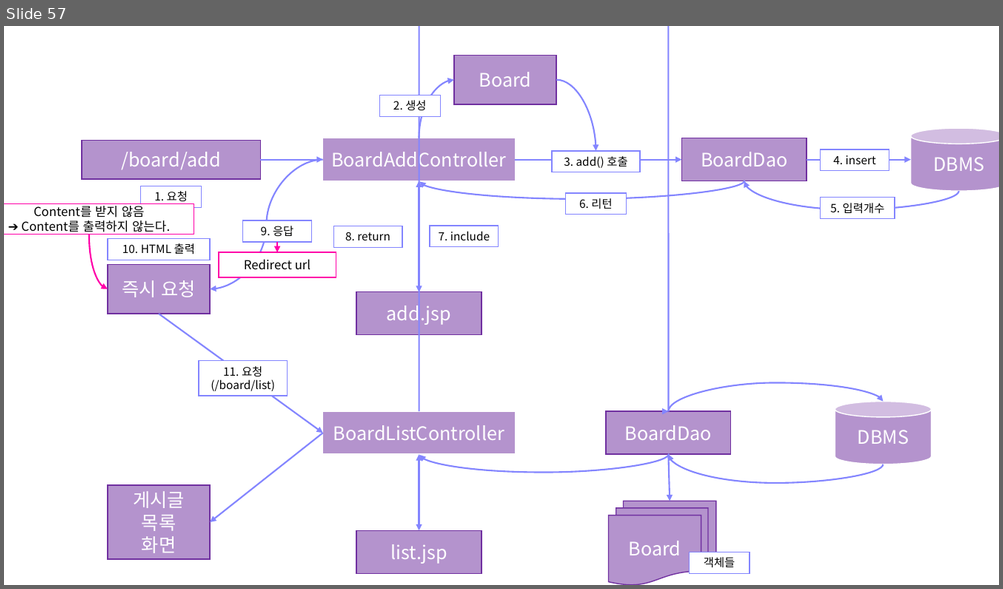
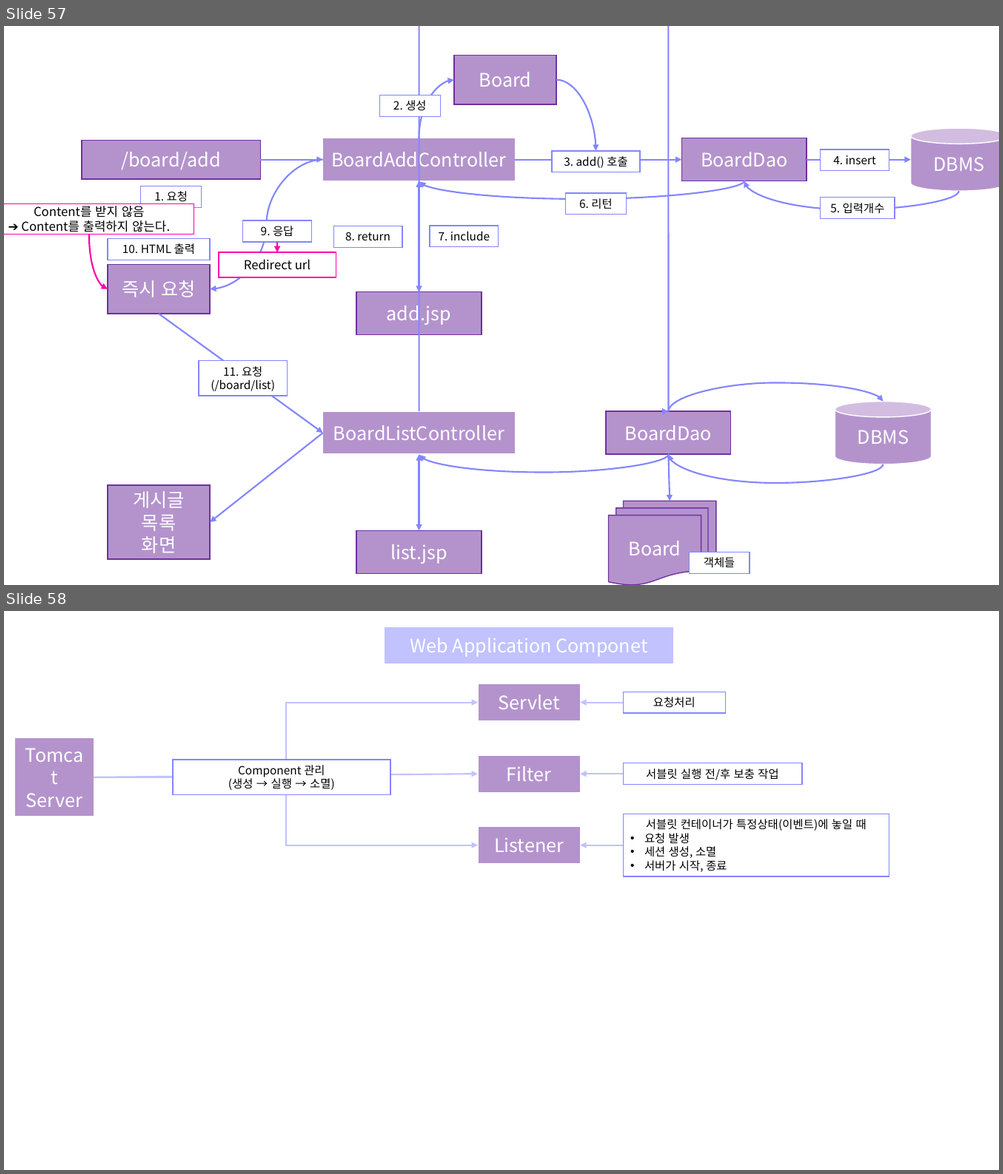
Before and after one commit to Dingadung/2022-study-workspace, a slide deck: study-note/데이터베이스/2022-09-26 내용정리.pptx. Shown one above the other, each under a label of ours: slide 57 before the commit, slides 57 and 58 after it. The pictures are 1003x589 and 1003x1174 pixels, drawn with LibreOffice and Linux fonts; fonts in the diff are those of the drawing. Boxes give left, top, right and bottom in pixels: in the first picture for what was removed or moved away, otherwise in the second. Text is boxed around its words. In the diff, an @@ line names an element or a change of style, - is before the commit and + after.

```diff
--- a/study-note/데이터베이스/2022-09-26 내용정리.pptx
+++ b/study-note/데이터베이스/2022-09-26 내용정리.pptx
@@ slide 58 added at <box>4,611,999,1170</box>, background #FFFFFF @@
@@ rectangle added at <box>384,627,674,664</box>, fill #C1C2FF, outline #FFFFFF 1.5 pt, 18 pt, text #FFFFFF @@
+Web Application Componet
@@ rectangle added at <box>478,684,580,721</box>, fill #7030A0 at 52% opacity, outline #FFFFFF 1 pt, 18 pt, text #FFFFFF @@
+Servlet
@@ rectangle added at <box>623,692,726,713</box>, fill #FFFFFF, outline #8385FF 1 pt, 11 pt, text #000000 @@
+요청처리
@@ elbow arrow added from (94, 777) to (478, 703), #C1C2FF 1.5 pt @@
@@ arrow added from (623, 703) to (580, 703), #C1C2FF 1.5 pt @@
@@ rectangle added at <box>15,738,94,817</box>, fill #7030A0 at 52% opacity, outline #FFFFFF 1 pt, 18 pt, text #FFFFFF @@
+Tomcat
+Server
@@ rectangle added at <box>173,760,390,795</box>, fill #FFFFFF, outline #8385FF 1 pt, 11 pt, text #000000 @@
+Component 관리
+(생성 → 실행 → 소멸)
@@ rectangle added at <box>478,755,580,792</box>, fill #7030A0 at 52% opacity, outline #FFFFFF 1 pt, 18 pt, text #FFFFFF @@
+Filter
@@ rectangle added at <box>623,763,802,785</box>, fill #FFFFFF, outline #8385FF 1 pt, 11 pt, text #000000 @@
+서블릿 실행 전/후 보충 작업
@@ arrow added from (94, 777) to (478, 774), #C1C2FF 1.5 pt @@
@@ elbow arrow added from (94, 777) to (478, 846), #C1C2FF 1.5 pt @@
@@ arrow added from (623, 774) to (580, 774), #C1C2FF 1.5 pt @@
@@ rectangle added at <box>478,826,580,864</box>, fill #7030A0 at 52% opacity, outline #FFFFFF 1 pt, 18 pt, text #FFFFFF @@
+Listener
@@ rectangle added at <box>623,814,889,877</box>, fill #FFFFFF, outline #8385FF 1 pt, 11 pt, text #000000 @@
+서블릿 컨테이너가 특정상태(이벤트)에 놓일 때
+• 요청 발생
+• 세션 생성, 소멸
+• 서버가 시작, 종료
@@ arrow added from (623, 846) to (580, 846), #C1C2FF 1.5 pt @@
```
Also in this commit, not shown: 2 slides changed, 1 slide removed, 3 other files.
